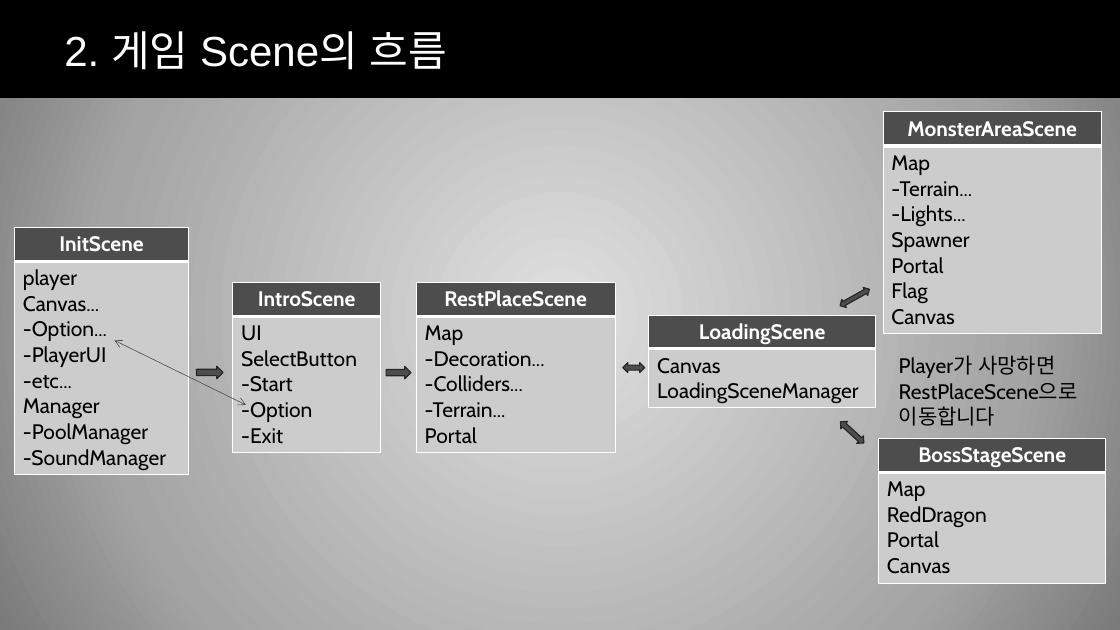
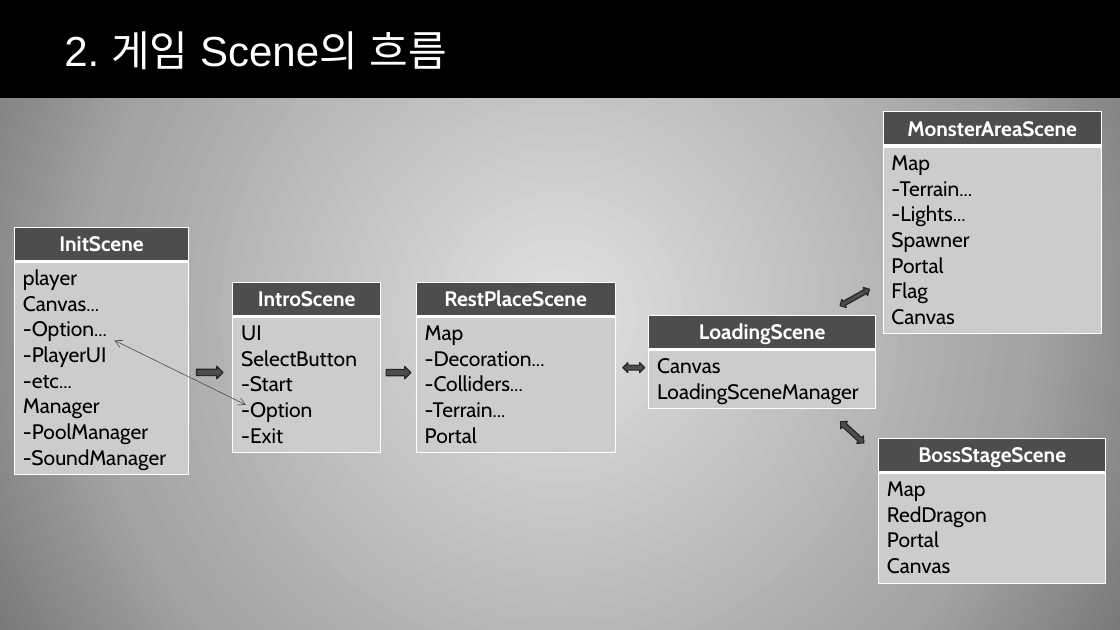
Before and after one commit to hyungun26/TheDarkest, a slide deck: slide 5 of The Darkest ppt.pptx. Drawn at 1120x630 pixels with LibreOffice and Linux fonts; fonts in the diff are those of the drawing; background and template pictures are left out. Boxes give left, top, right and bottom in pixels: in the first picture for what was removed or moved away, otherwise in the second. Text is boxed around its words. In the diff, an @@ line names an element or a change of style, - is before the commit and + after.

```diff
--- a/The Darkest ppt.pptx
+++ b/The Darkest ppt.pptx
@@ text removed at (x1=899, y1=355, x2=1078, y2=426) @@
-Player가 사망하면RestPlaceScene으로 이동합니다
```
Also in this commit, not shown: 8 other slides changed, 2 slides added, 2 other files.
